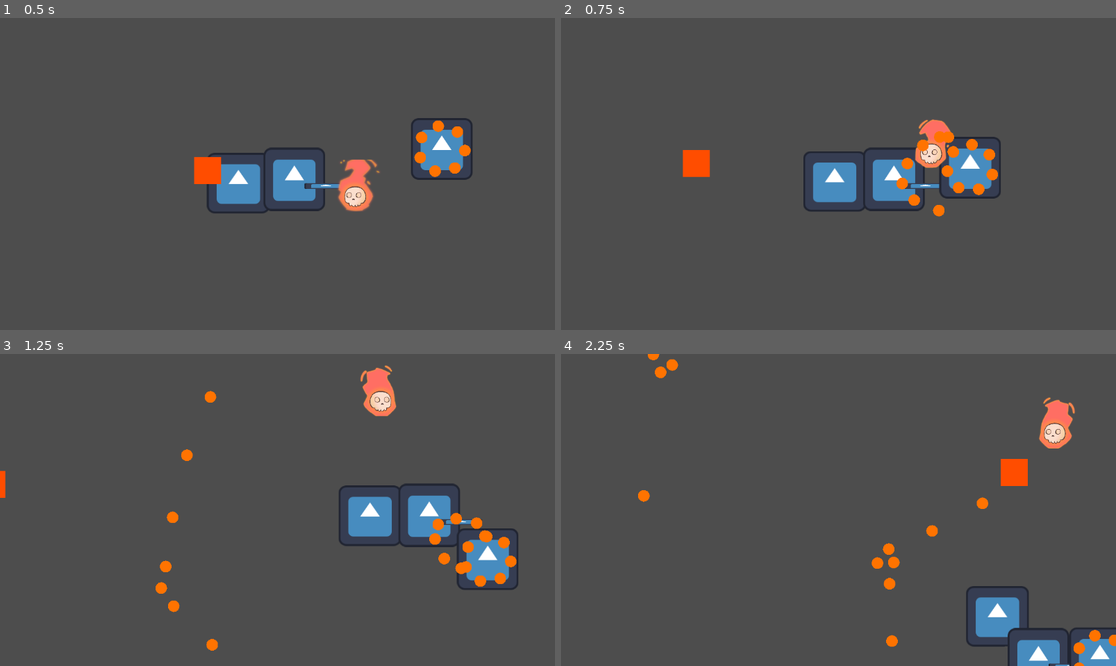
Above: before the commit, frames 1-4 (two rows, left to right).
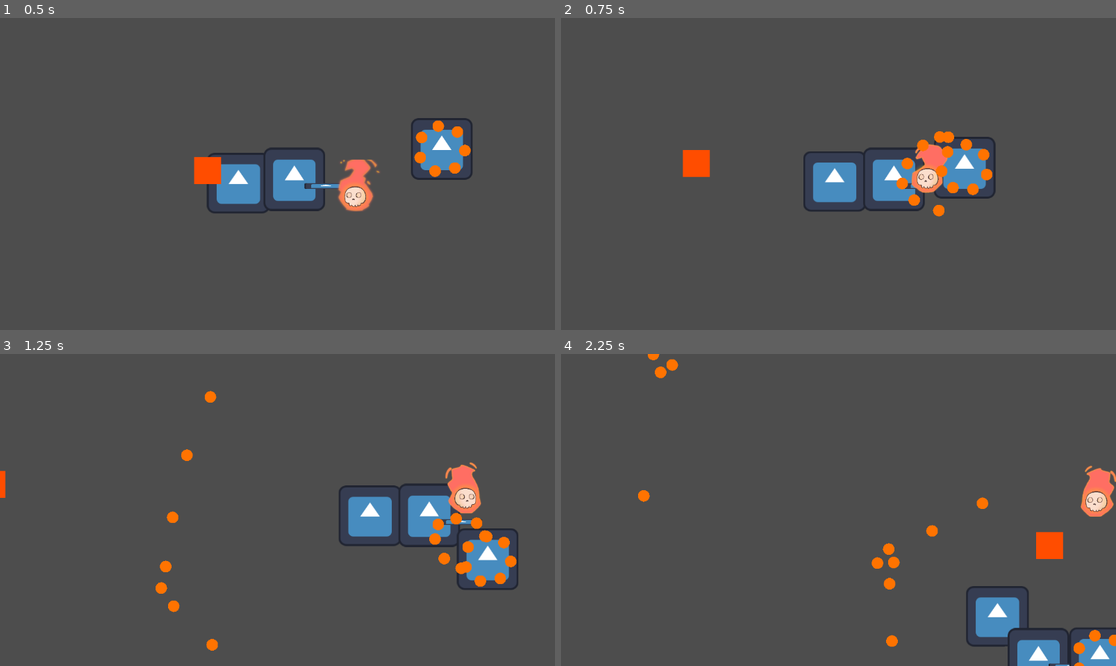
Above: after the commit, the same moments.

Repository: gsMolina02/GameJam
Game: Godot game, scene res://Scenes/escena_prueba.tscn
The game is run twice, just before and just after one commit, with the same random seed, the same clock (stepped at 60 frames per second) and the same inputs. This scene is started directly instead of the project's main scene. The engine's default icon, where the game draws it, is replaced by a stand-in: a white triangle on a blue panel in a dark square.
Inputs:
- Up to frame 1 (0.5 s): no input
- Up to frame 2 (0.75 s): hold D (right) from 0.53 s (still down); tap E (attack) at 0.6 s
- Up to frame 3 (1.25 s): keep holding D (right)
- Up to frame 4 (2.25 s): release D (right) at 1.28 s; hold S (down) 1.28-2.03 s; tap F (parry) at 1.35 s; hold D (right) from 2.03 s (still down); tap E (attack) at 2.1 s

Frame 1 is identical in both runs. In frame 2, 1.8% of the frame differs, in the area x 63-80%, y 32-58%; in frame 3, 1.5%; in frame 4, 2.3%, in the area x 15-100%, y 13-66%.

Commit message:
Gif, espada, dash

Diff:
--- a/BomberoMichiGame/Scenes/escena_prueba.tscn
+++ b/BomberoMichiGame/Scenes/escena_prueba.tscn
@@ -16,9 +16,20 @@
 [node name="personajePrincipal" parent="." instance=ExtResource("2_1in75")]
 position = Vector2(172, -13)
 scale = Vector2(1.0000006, 1.0237389)
+min_x = null
+max_x = null
+min_y = null
+max_y = null
+enforce_bounds = null
+speed = null
+screen_margin = null
+clamp_to_viewport = null
 
 [node name="jefe" parent="." instance=ExtResource("3_1in75")]
 position = Vector2(478, -76)
 
 [node name="minion_test" parent="." instance=ExtResource("4_minions")]
 position = Vector2(300, 0)
+speed = null
+screen_margin = null
+clamp_to_viewport = null
